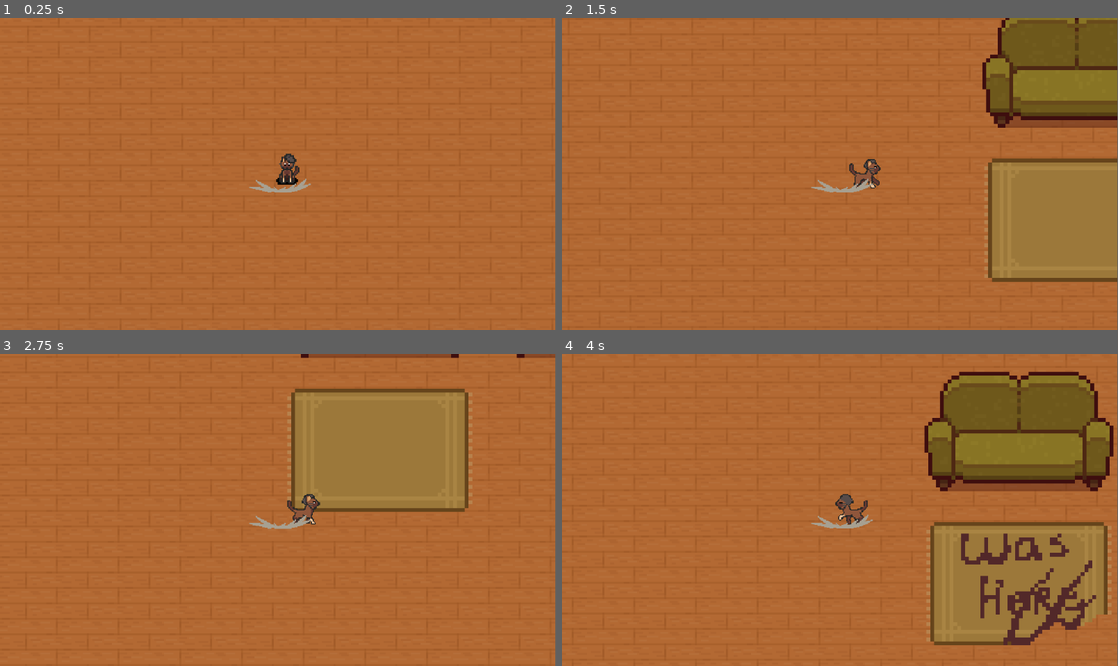
Above: before the commit, frames 1-4 (two rows, left to right).
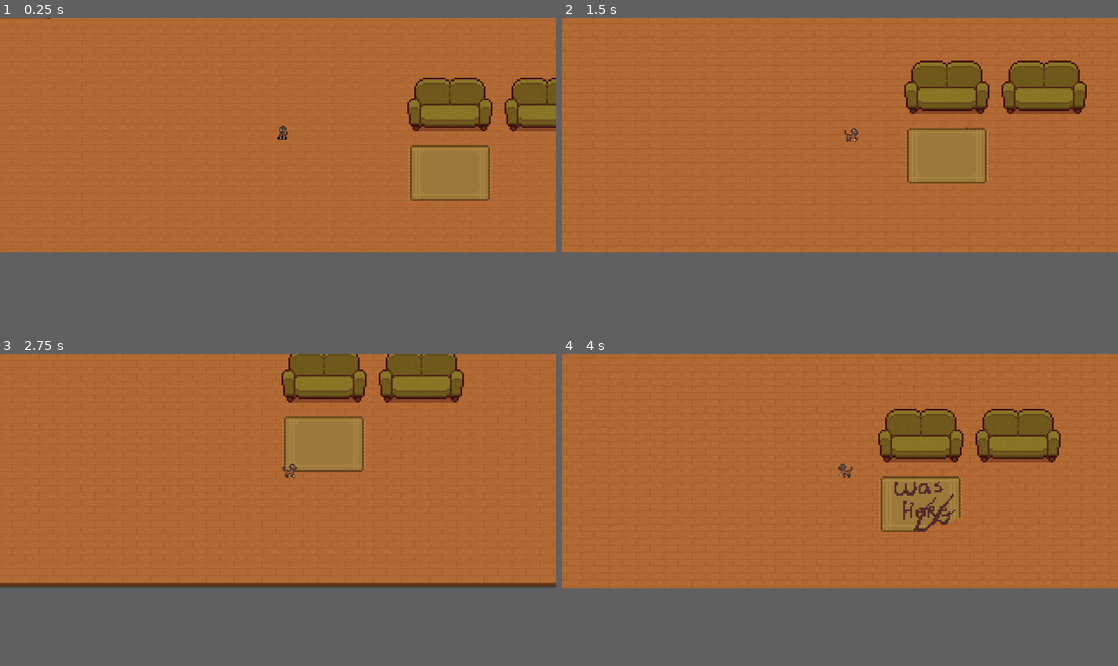
Above: after the commit, the same moments.

Repository: ComittedComitter/Le-Mao
Game: Godot game, scene res://Main.tscn
The game is run twice, just before and just after one commit, with the same random seed, the same clock (stepped at 60 frames per second) and the same inputs.
Inputs:
- Up to frame 1 (0.25 s): no input
- Up to frame 2 (1.5 s): hold D (right) 0.53-1.28 s; hold Space (wreck_button) 0.53-1.28 s; hold S (down) from 1.28 s (still down); tap Space (wreck_button) at 1.35 s
- Up to frame 3 (2.75 s): release S (down) at 2.03 s; hold D (right) from 2.03 s (still down); hold Space (wreck_button) from 2.03 s (still down)
- Up to frame 4 (4 s): release D (right) at 2.78 s; release Space (wreck_button) at 2.78 s; hold W (up) 2.78-3.53 s; tap Space (wreck_button) at 2.85 s; hold A (left) from 3.53 s (still down); hold Space (wreck_button) from 3.53 s (still down)
In our replay, the window is 799x449 before the commit and 800x337 after it. These sizes can differ from the game's own. Grey fills any space a smaller window leaves; there, only what the larger window draws over its background counts as a difference.

The runs differ from the first frame. In frame 1, 5.2% of the frame differs, in the area x 0-100%, y 0-59%; in frame 2, 13%; in frame 3, 9.3%; in frame 4, 19%, in the area x 44-100%, y 5-94%.

Commit message:
big screen

Diff:
--- a/GameObjects/cat.tscn
+++ b/GameObjects/cat.tscn
@@ -420,7 +420,6 @@
 z_index = 1
 scale = Vector2(0.35, 0.35)
 script = ExtResource("1_oqd8u")
-wreck_tscn = ExtResource("2_ayhvn")
 
 [node name="CollisionShape2D" type="CollisionShape2D" parent="."]
 position = Vector2(14.5, -0.5)
@@ -434,4 +433,7 @@
 animation = &"Idle"
 
 [node name="Poof_Animation" parent="." instance=ExtResource("2_ayhvn")]
+unique_name_in_owner = true
+visible = false
+autoplay = "poof"
 script = null
--- a/Scripts/cat.gd
+++ b/Scripts/cat.gd
@@ -5,7 +5,7 @@
 const reach = 60
 
 @onready var cat_animation = $Cat_Animation
-@export var wreck_tscn: PackedScene
+@onready var poof_animation = %Poof_Animation
 
 var objects_to_check
 var nearest_obj_distance = 0
@@ -31,14 +31,14 @@
 		cat_animation.set_scale(Vector2(2,2))
 		cat_animation.play("Idle")
 	# When pressing wreck, check if furniture is nearby
-	if Input.is_action_pressed("wreck_button"):
+	if Input.is_action_just_pressed("wreck_button"):
 		var nearest_object = find_nearest_object()
 		if nearest_object != null:
 			if nearest_obj_distance < reach:
 				if nearest_object.has_method("wreck"):
-					var wreck_animation = wreck_tscn.instantiate()
-					add_child(wreck_animation)
-					wreck_animation.position = nearest_object.get_position()
+					poof_animation.position = nearest_object.get_position()
+					poof_animation.visible = true
+					poof_animation.play("poof")
 					nearest_object.wreck()
 		else:
 			print("Nope")
@@ -59,3 +59,9 @@
 				nearest_obj_distance = distance
 
 	return nearest_object
+
+
+
+func _on_poof_animation_animation_finished():
+	print("poof")
+	poof_animation.visible = false
--- a/project.godot
+++ b/project.godot
@@ -14,6 +14,11 @@
 run/main_scene="res://Main.tscn"
 config/features=PackedStringArray("4.2", "Mobile")
 config/icon="res://Assets/icon.svg"
+
+[display]
+
+window/size/viewport_width=3840
+window/size/viewport_height=1080
 
 [input]
 
